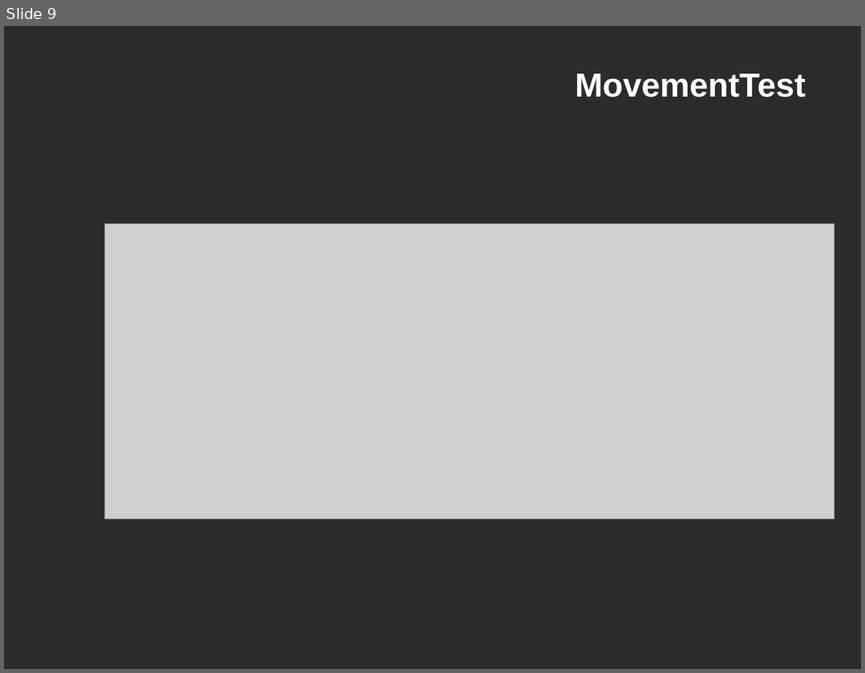
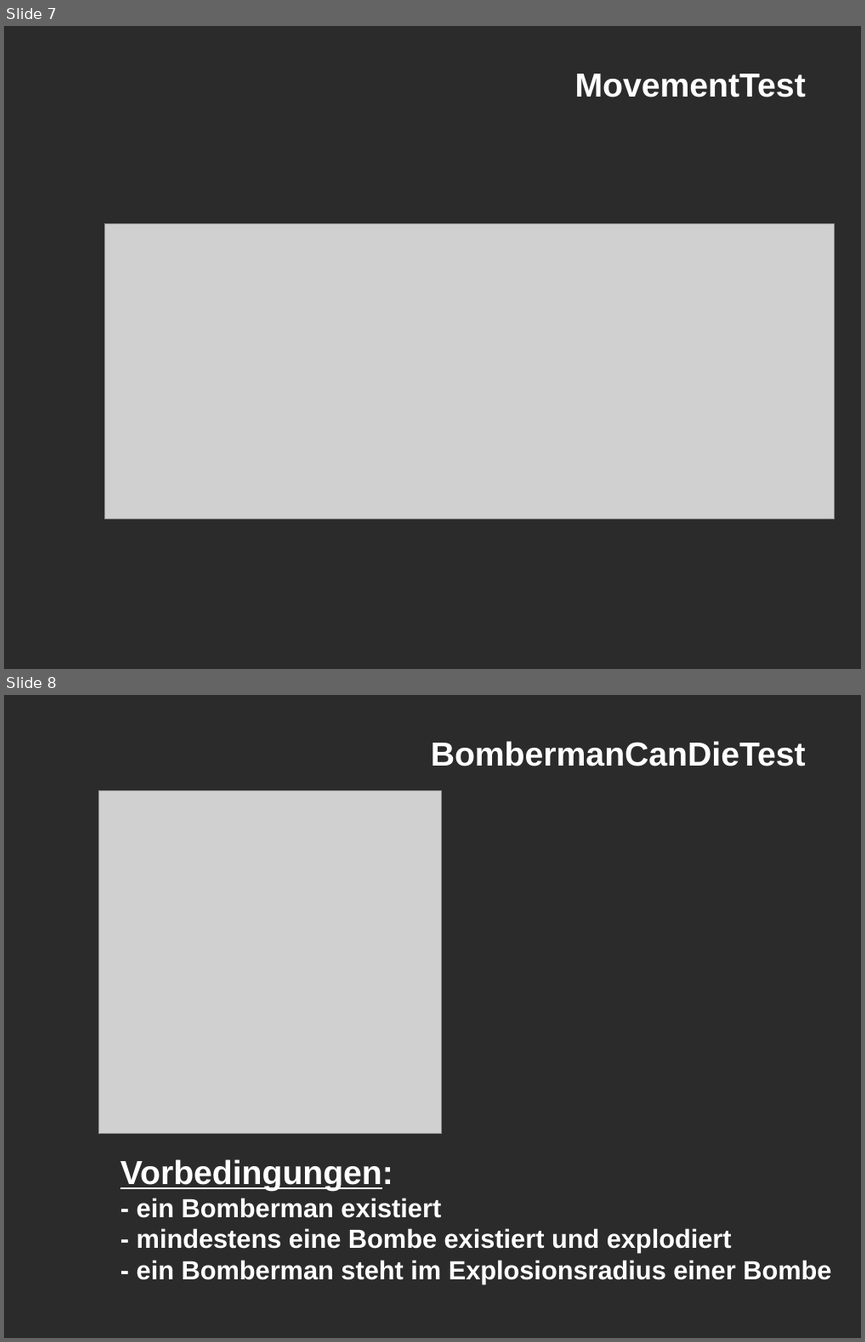
Before and after one commit to PaIIe/BombermanSPGr7, a slide deck: Testfall.ppt. Shown one above the other, each under a label of ours: slide 9 before the commit, slides 7 and 8 after it. The pictures are 865x673 and 865x1342 pixels, drawn with LibreOffice and Linux fonts; fonts in the diff are those of the drawing; grey boxes stand for pictures; background and template pictures are left out; a plain dark background stands for a picture behind light text. Boxes give left, top, right and bottom in pixels: in the first picture for what was removed or moved away, otherwise in the second. Text is boxed around its words. In the diff, an @@ line names an element or a change of style, - is before the commit and + after.

```diff
--- a/Testfall.ppt
+++ b/Testfall.ppt
@@ slide 8 added at (4,695,861,1338), background picture (left out) @@
@@ text added at (431,741,806,766), 28 pt, text #FFFFFF, bold @@
+BombermanCanDieTest
@@ picture added at (98,791,441,1134) @@
@@ text added at (120,1159,831,1284), 22 pt, text #FFFFFF, bold @@
+Vorbedingungen:
+- ein Bomberman existiert
+- mindestens eine Bombe existiert und explodiert
+- ein Bomberman steht im Explosionsradius einer Bombe
@@ what was slide 9 is now slide 7 @@
```
Also in this commit, not shown: 8 slides changed, 3 other slides added.
